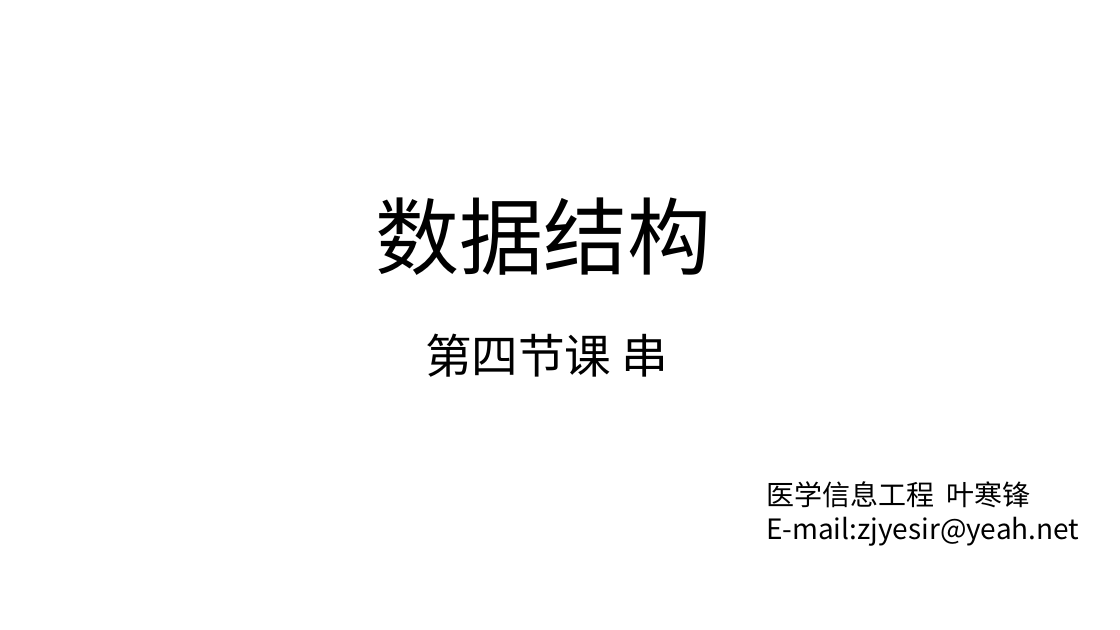
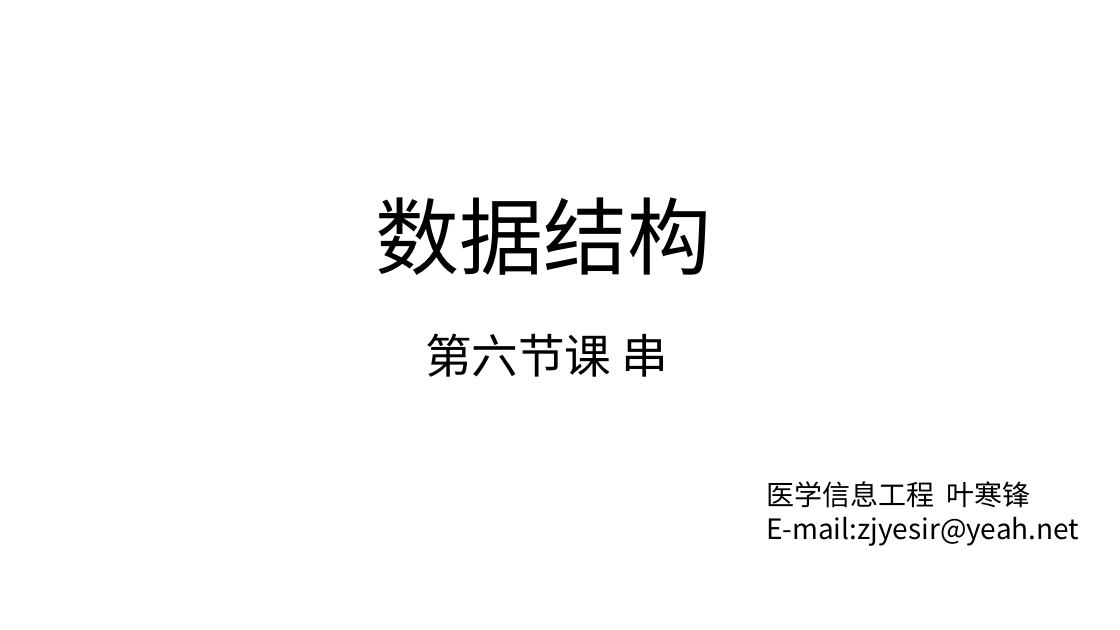
Before and after one commit to zjyesir/hmc_data_structure, a slide deck: slide 1 of ppt/4 串.pptx. Drawn at 1120x630 pixels with LibreOffice and Linux fonts; fonts in the diff are those of the drawing; background and template pictures are left out. Boxes give left, top, right and bottom in pixels: in the first picture for what was removed or moved away, otherwise in the second. Text is boxed around its words. In the diff, an @@ line names an element or a change of style, - is before the commit and + after.

```diff
--- a/ppt/4 串.pptx
+++ b/ppt/4 串.pptx
@@ text at box(425, 333, 669, 377): text changed @@
-第四节课 串
+第六节课 串
```
Also in this commit, not shown: 3 other slides changed, 3 slides added, 3 other files.
